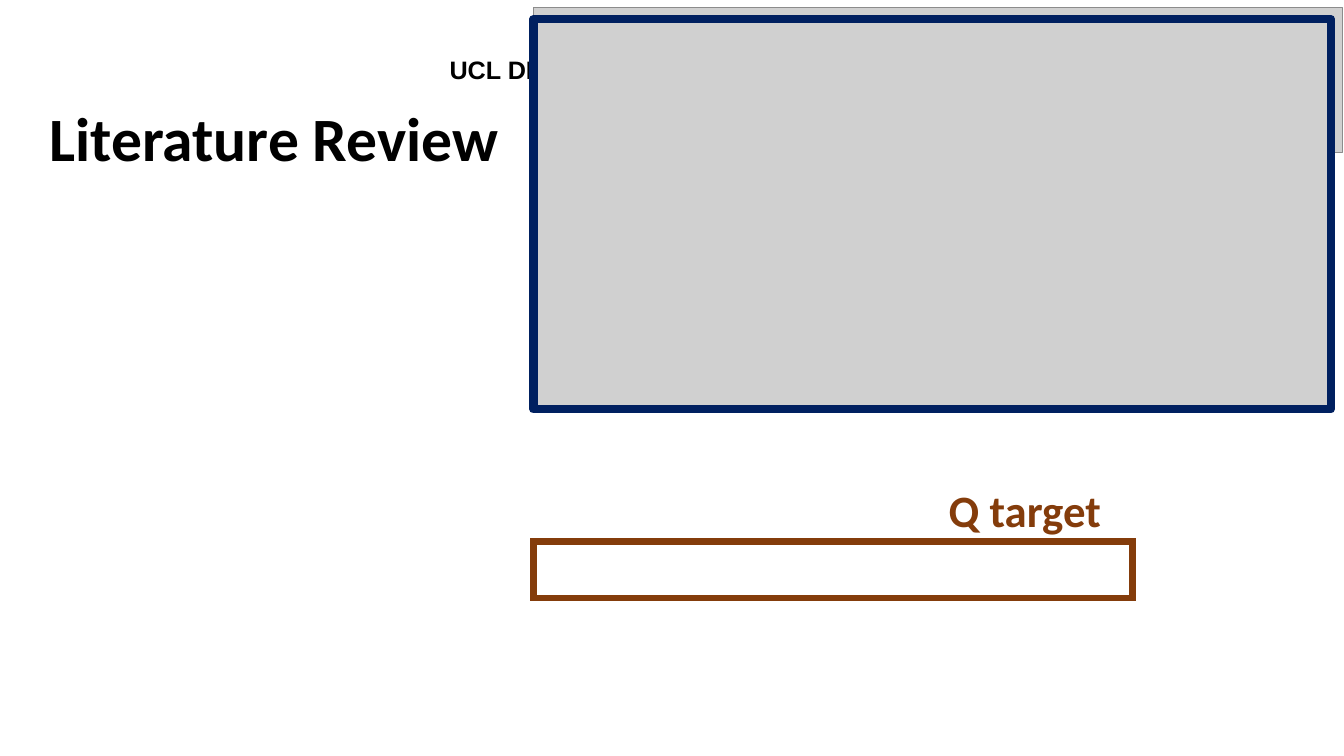
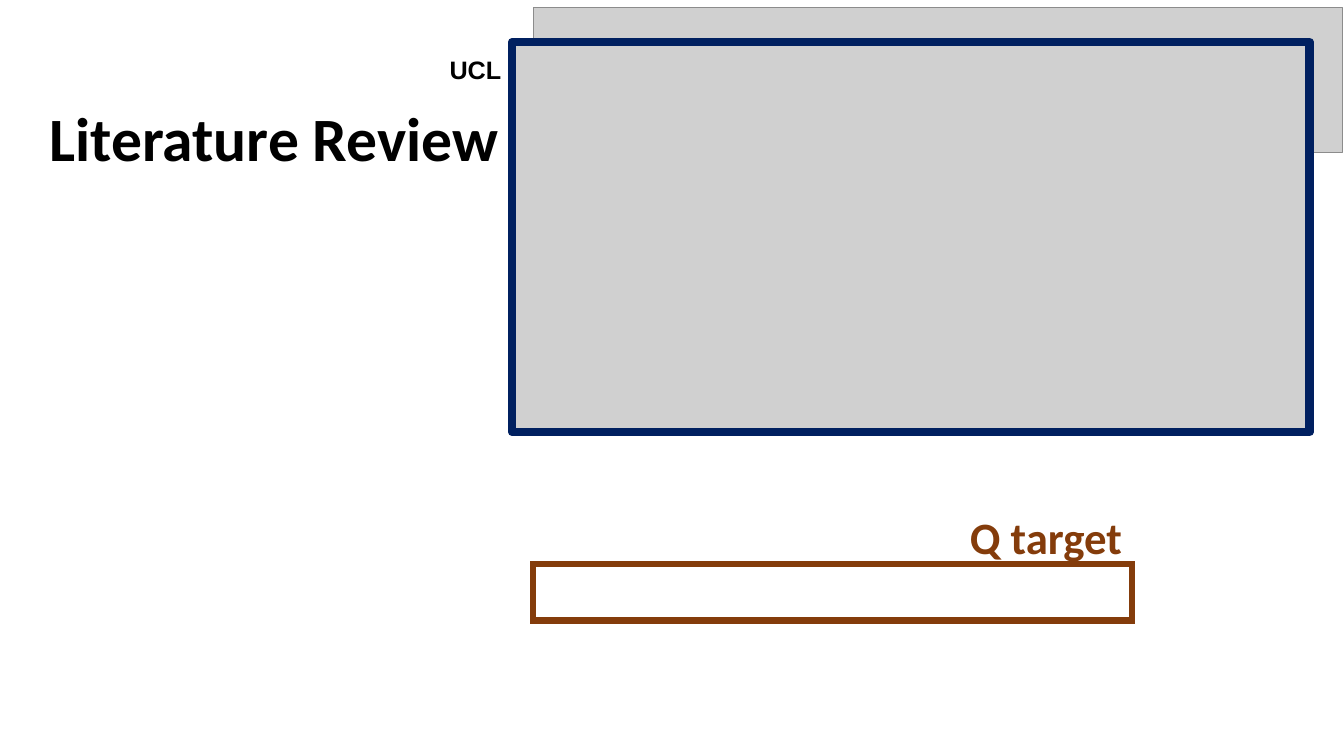
Before and after one commit to JinhaoWu/Msc-Project, a slide deck: slide 6 of presentation.pptx. Drawn at 1344x756 pixels with LibreOffice and Linux fonts; fonts in the diff are those of the drawing; grey boxes stand for pictures. Boxes give left, top, right and bottom in pixels: in the first picture for what was removed or moved away, otherwise in the second. Text is boxed around its words. In the diff, an @@ line names an element or a change of style, - is before the commit and + after.

```diff
--- a/presentation.pptx
+++ b/presentation.pptx
@@ picture: place and size @@
-picture at [533, 19, 1331, 409]
+picture at [512, 42, 1310, 433]
@@ text "Q target" rewrapped from [949, 497, 1101, 535] to [970, 524, 1122, 566] @@
@@ rectangle: place and size @@
-rectangle at [533, 541, 1132, 598]
+rectangle at [533, 565, 1132, 621]
```
Also in this commit, not shown: 1 other slide changed, 6 slides added, 6 slides removed, 1 other file.
